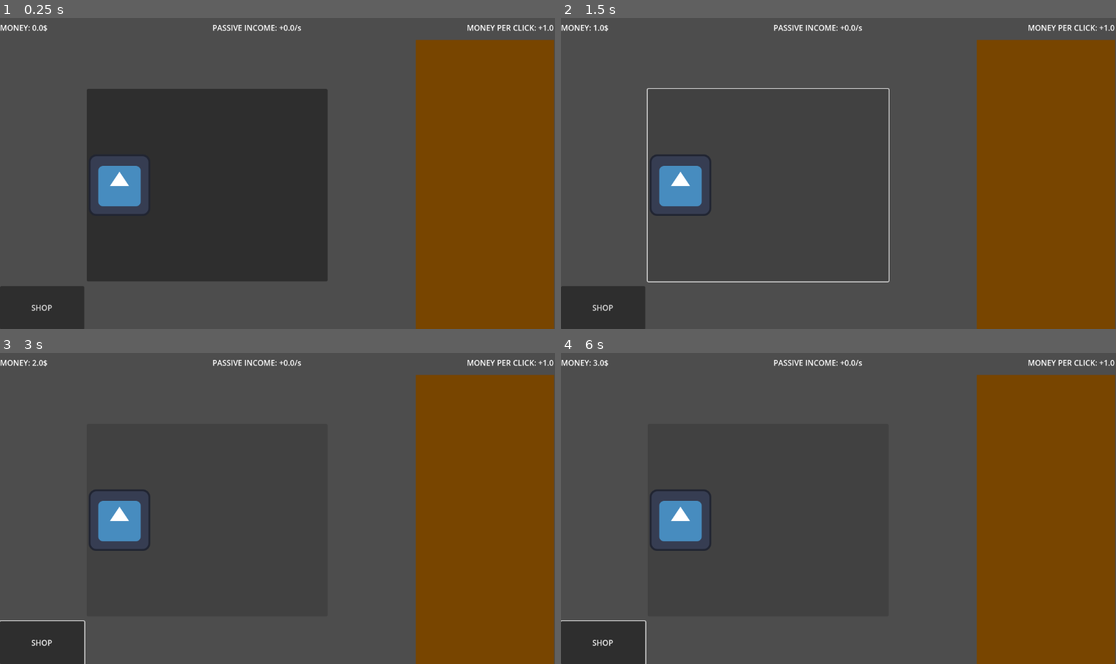
Above: before the commit, frames 1-4 (two rows, left to right).
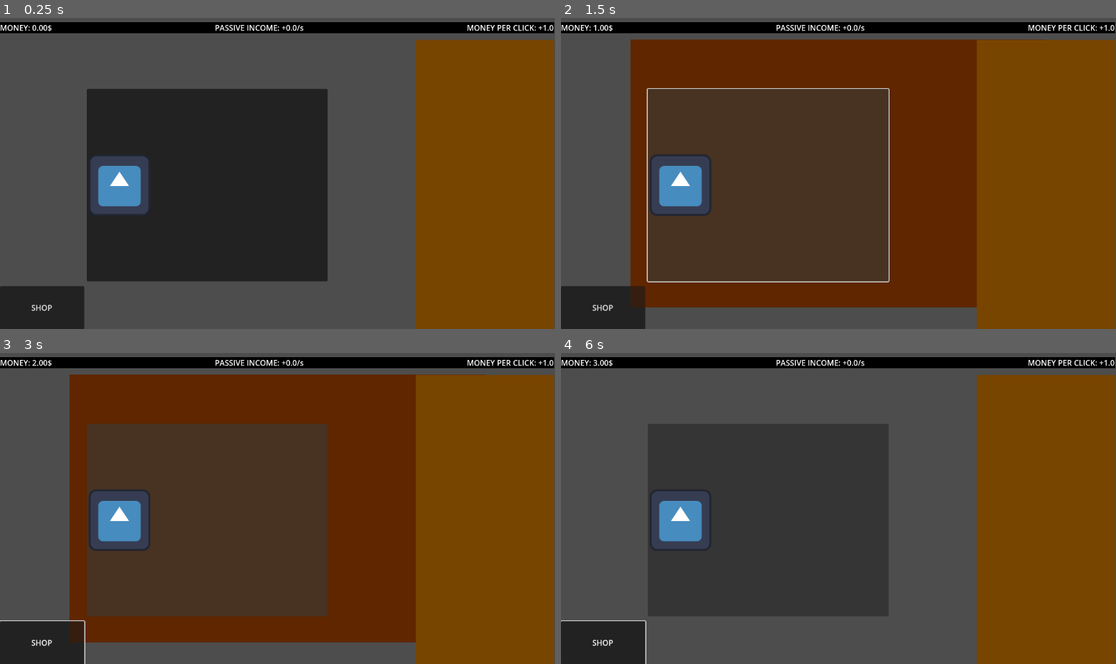
Above: after the commit, the same moments.

Repository: BigBarfEaterBBE/crusty_pc_clicker
Game: Godot game, scene res://scenes/game.tscn
Same seed, same stepped clock (60 frames per second), same inputs: the game is played once before the commit and once after it. The engine's default icon, where the game draws it, is replaced by a stand-in: a white triangle on a blue panel in a dark square.
Inputs (mouse positions are in pixels of both pictures, inside the frame that each line leads up to):
- Up to frame 1 (0.25 s): no input
- Up to frame 2 (1.5 s): click "SHOP" at 0.5 s; click (766, 185) at 1.27 s
- Up to frame 3 (3 s): tap Enter at 2 s; hold Right 2.03-2.78 s; tap Alt at 2.1 s; tap Space at 2.75 s; hold Down from 2.78 s (still down); tap Shift at 2.85 s
- Up to frame 4 (6 s): tap Enter at 3.5, 5 s; release Down at 3.53 s; hold Right 3.53-4.28 s; tap Alt at 3.6, 5.1 s; tap Space at 4.25, 5.75 s; hold Up 4.28-5.03 s; tap Shift at 4.35, 5.85 s; hold Left from 5.03 s (still down)

The runs differ from the first frame. In frame 1, 3.4% of the frame differs, in the area x 0-100%, y 1-5%; in frame 2, 55%; in frame 3, 55%, in the area x 0-100%, y 1-94%; in frame 4, 3.4%.
Error before the commit: Invalid assignment of property or key 'wait_time' with value of type 'float' on a base object of type 'null instance'. (res://scripts/game_manager.gd:17)

Commit message:
10/26 7:59 PM
added a shop button and got it to click and toggle the shop panel but some problems with opacity of the shop panel, and how you can still click the clicking button through the shop panel

Diff:
--- a/crusty_pc_clicker/project.godot
+++ b/crusty_pc_clicker/project.godot
@@ -17,7 +17,7 @@
 
 [autoload]
 
-GameManager="*res://scripts/game_manager.gd"
+GameManager="*res://scenes/game.tscn"
 
 [editor_plugins]
 
--- a/crusty_pc_clicker/scenes/clicking_interface.tscn
+++ b/crusty_pc_clicker/scenes/clicking_interface.tscn
@@ -2,7 +2,26 @@
 
 [ext_resource type="Script" uid="uid://dp12qvdchx1q6" path="res://scripts/clicking_interface.gd" id="1_7t30x"]
 [ext_resource type="Texture2D" uid="uid://cyxdtoi3wb2ts" path="res://icon.svg" id="1_cl88x"]
-[ext_resource type="Script" uid="uid://bxmiwwryd4fay" path="res://scripts/button.gd" id="1_y4hy6"]
+
+[sub_resource type="GDScript" id="GDScript_y4hy6"]
+script/source = "extends Button
+
+var count = 0
+
+# Called when the node enters the scene tree for the first time.
+func _ready() -> void:
+	pass # Replace with function body.
+
+
+# Called every frame. 'delta' is the elapsed time since the previous frame.
+func _process(delta: float) -> void:
+	pass
+
+
+func _on_pressed() -> int:
+	count += 1
+	return count # Replace with function body.
+"
 
 [node name="clicking_interface" type="VBoxContainer"]
 anchors_preset = 15
@@ -22,6 +41,10 @@
 layout_mode = 2
 theme_override_constants/margin_top = 10
 theme_override_constants/margin_bottom = 10
+
+[node name="ColorRect" type="ColorRect" parent="stats_bar/MarginContainer"]
+layout_mode = 2
+color = Color(0, 0, 0, 1)
 
 [node name="HBoxContainer" type="HBoxContainer" parent="stats_bar/MarginContainer"]
 custom_minimum_size = Vector2(1150, 0)
@@ -73,7 +96,7 @@
 [node name="Button" type="Button" parent="HBoxContainer/click_area/MarginContainer"]
 layout_mode = 2
 text = "SHOP"
-script = ExtResource("1_y4hy6")
+script = SubResource("GDScript_y4hy6")
 
 [node name="Button" type="Button" parent="HBoxContainer/click_area"]
 layout_mode = 1
@@ -115,5 +138,5 @@
 grow_vertical = 2
 color = Color(0.470588, 0.270588, 0, 1)
 
-[connection signal="pressed" from="HBoxContainer/click_area/MarginContainer/Button" to="HBoxContainer/click_area/MarginContainer/Button" method="_on_pressed"]
+[connection signal="pressed" from="HBoxContainer/click_area/MarginContainer/Button" to="." method="_on_shop_button_pressed"]
 [connection signal="pressed" from="HBoxContainer/click_area/Button" to="." method="_on_click_area_pressed"]
--- a/crusty_pc_clicker/scenes/game.tscn
+++ b/crusty_pc_clicker/scenes/game.tscn
@@ -1,11 +1,27 @@
-[gd_scene load_steps=2 format=3 uid="uid://dfmc8wcxoocjf"]
+[gd_scene load_steps=3 format=3 uid="uid://dfmc8wcxoocjf"]
 
 [ext_resource type="PackedScene" uid="uid://c83ym4t8sax0c" path="res://scenes/clicking_interface.tscn" id="1_uwrxv"]
+[ext_resource type="Script" uid="uid://dupsalskiisgi" path="res://scripts/game_manager.gd" id="1_yqjtg"]
 
-[node name="GameManager" type="Node2D"]
+[node name="GameManager" type="Node"]
+script = ExtResource("1_yqjtg")
 
 [node name="clicking_interface" parent="." instance=ExtResource("1_uwrxv")]
-offset_right = 1150.0
-offset_bottom = 650.0
+offset_right = -2.0
+offset_bottom = 2.0
 
 [node name="Timer" type="Timer" parent="."]
+
+[node name="ShopPanel" type="ColorRect" parent="."]
+anchors_preset = 8
+anchor_left = 0.5
+anchor_top = 0.5
+anchor_right = 0.5
+anchor_bottom = 0.5
+offset_left = -432.0
+offset_top = -278.5
+offset_right = 432.0
+offset_bottom = 278.5
+grow_horizontal = 2
+grow_vertical = 2
+color = Color(0.372887, 0.149132, 2.40654e-08, 1)
--- a/crusty_pc_clicker/scripts/button.gd
+++ /dev/null
@@ -1,17 +0,0 @@
-extends Button
-
-var count = 0
-
-# Called when the node enters the scene tree for the first time.
-func _ready() -> void:
-	pass # Replace with function body.
-
-
-# Called every frame. 'delta' is the elapsed time since the previous frame.
-func _process(delta: float) -> void:
-	pass
-
-
-func _on_pressed() -> int:
-	count += 1
-	return count # Replace with function body.
--- a/crusty_pc_clicker/scripts/clicking_interface.gd
+++ b/crusty_pc_clicker/scripts/clicking_interface.gd
@@ -3,13 +3,16 @@
 
 # Called when the node enters the scene tree for the first time.
 func _ready():
+	print("--- Debug: GameManager is type:", GameManager.get_class())
 	if is_instance_valid(GameManager):
 		var ui_refs = {
-			"money_label" = $stats_bar/MarginContainer/HBoxContainer/current_money,
-			"passive_label" = $stats_bar/MarginContainer/HBoxContainer/passive_income,
-			"mpc_label" = $stats_bar/MarginContainer/HBoxContainer/money_per_click
+			"money_label": $stats_bar/MarginContainer/HBoxContainer/current_money,
+			"passive_label": $stats_bar/MarginContainer/HBoxContainer/passive_income,
+			"mpc_label": $stats_bar/MarginContainer/HBoxContainer/money_per_click
 		}
 		GameManager.set_ui_references(ui_refs)
 
 func _on_click_area_pressed():
 	GameManager.area_clicked()
+func _on_shop_button_pressed():
+	GameManager.toggle_shop_visibility()
--- a/crusty_pc_clicker/scripts/game_manager.gd
+++ b/crusty_pc_clicker/scripts/game_manager.gd
@@ -9,10 +9,15 @@
 var passive_label:Label = null
 var mpc_label:Label = null
 @onready var passive_timer = $Timer
+@onready var shop_panel = $ShopPanel
 
 # Called when the node enters the scene tree for the first time.
 func _ready() -> void:
 	_update_stats_ui()
+
+	if shop_panel != null:
+		shop_panel.visible = false # Hides the panel immediately
+		print("Shop Panel found and set to invisible.")
 
 	passive_timer.wait_time = 1.0
 	passive_timer.autostart = true
@@ -26,9 +31,14 @@
 	mpc_label = ui_nodes.get("mpc_label")
 	_update_stats_ui()
 
+
+func toggle_shop_visibility():
+	if shop_panel != null:
+		shop_panel.visible = !shop_panel.visible
+
 func _update_stats_ui():
 	if money_label != null:
-		money_label.text = "MONEY: %s$" % [round(current_money*100.0) / 100.0]
+		money_label.text = "MONEY: %0.2f$" % current_money
 	if passive_label != null:
 		passive_label.text = "PASSIVE INCOME: +%s/s" % [passive_income]
 	if mpc_label != null:
Not shown, removed: crusty_pc_clicker/scripts/button.gd.uid
Not shown, added: crusty_pc_clicker/scenes/game.tscn25442566686.tmp
